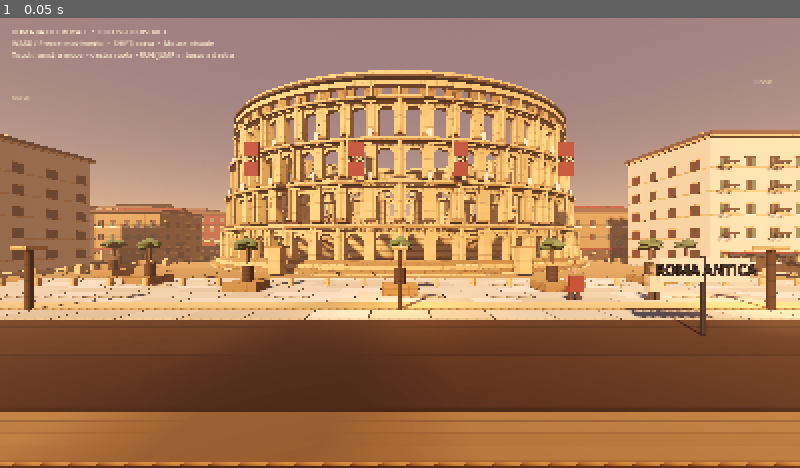
Above: before the commit, frame 1.
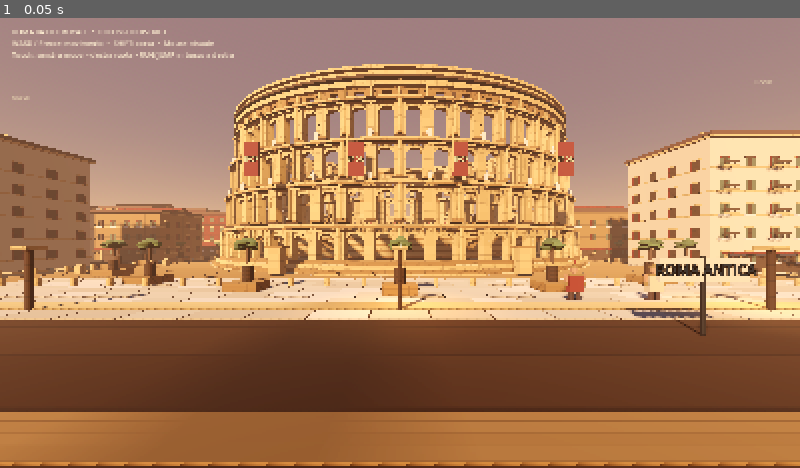
Above: after the commit, the same moment.

Repository: romabattleroyale/Roma-BRT
Game: Godot game, scene res://main.tscn
Same seed, same stepped clock (60 frames per second), same inputs: the game is played once before the commit and once after it.
Inputs:
- Up to frame 1 (0.05 s): no input

The runs differ from the first frame. In frame 1, 0.8% of the frame differs, in the area x 29-71%, y 10-49%.

Commit message:
Strengthen Colosseum attic silhouette with upper pilasters and cornice bands

Diff:
--- a/quality_lab/main.gd
+++ b/quality_lab/main.gd
@@ -329,6 +329,17 @@
 		# Fine secondary course lines break up the broad travertine bands and catch sunset light.
 		_elliptical_ring(col, rx + 0.68, rz + 0.68, 0.09, y + 4.02, trim)
 		_elliptical_ring(col, rx + 0.72, rz + 0.72, 0.07, y + 4.30, shadow_stone)
+	# A broad attic story, pilaster rhythm and inset inscription band complete the upper silhouette.
+	_elliptical_ring(col, RX - 2.1, RZ - 1.55, 0.70, 22.85, stone)
+	_elliptical_ring(col, RX - 1.55, RZ - 1.10, 0.42, 23.30, trim)
+	for attic_idx in range(SEGMENTS):
+		var attic_a := TAU * float(attic_idx) / SEGMENTS
+		var attic_pos := Vector3(cos(attic_a) * (RX - 1.9), 24.05, sin(attic_a) * (RZ - 1.35))
+		var attic_pier := _box(col, Vector3(0.48, 2.0, 0.72), attic_pos, trim, true)
+		attic_pier.look_at(attic_pos + Vector3(-sin(attic_a), 0, cos(attic_a)), Vector3.UP)
+		if attic_idx % 4 == 0:
+			_box(col, Vector3(0.78, 0.18, 0.92), attic_pos + Vector3(0, 1.05, 0), stone)
+	_elliptical_ring(col, RX - 1.35, RZ - 0.92, 0.38, 25.20, trim)
 	# Small pale-stone statuary on the main ledges breaks up the repeated arcade rhythm.
 	var statue_stone := _mat(Color("#e1d1b0"), 0.82)
 	for tier in [1, 2]:
